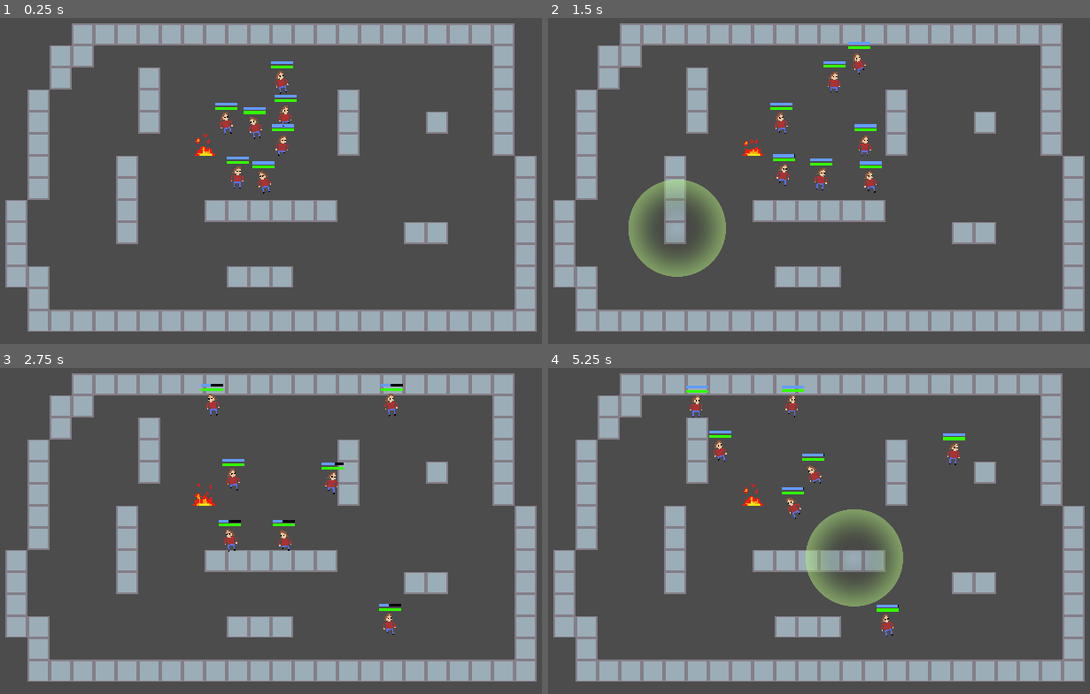
Above: before the commit, frames 1-4 (two rows, left to right).
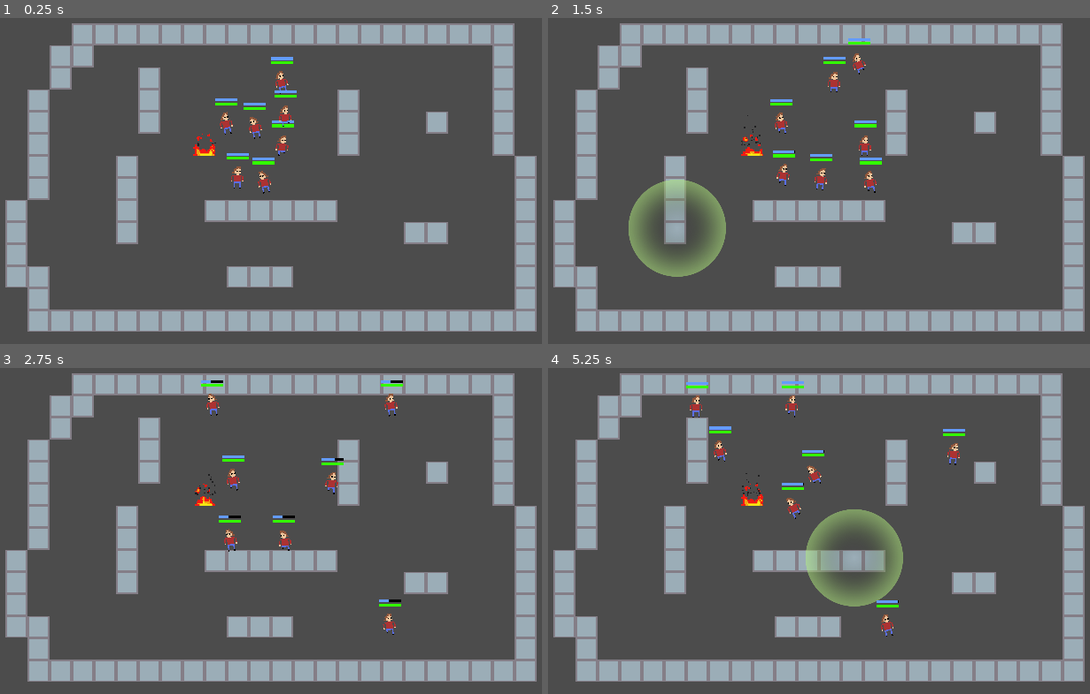
Above: after the commit, the same moments.

Repository: lukeshiner/toms
Game: Godot game, scene res://world/World.tscn
Same seed, same stepped clock (60 frames per second), same inputs: the game is played once before the commit and once after it.
Inputs (mouse positions are in pixels of both pictures, inside the frame that each line leads up to):
- Up to frame 1 (0.25 s): no input
- Up to frame 2 (1.5 s): move the mouse to (976, 187) at 0.52 s; click (976, 187) at 0.67 s; move the mouse to (678, 229) at 1.27 s; click (678, 229) at 1.42 s
- Up to frame 3 (2.75 s): move the mouse to (341, 465) at 2.02 s; click (341, 465) at 2.17 s
- Up to frame 4 (5.25 s): move the mouse to (781, 641) at 2.77 s; click (781, 641) at 2.92 s; move the mouse to (1030, 619) at 3.52 s; click (1030, 619) at 3.67 s; move the mouse to (607, 495) at 4.27 s; click (607, 495) at 4.42 s; move the mouse to (856, 557) at 5.02 s; click (856, 557) at 5.17 s

The runs differ from the first frame. In frame 1, 0.8% of the frame differs, in the area x 35-55%, y 11-47%; in frame 2, 0.8%; in frame 3, 0.8%; in frame 4, 0.9%, in the area x 25-77%, y 4-75%.

Commit message:
feat: Add particle smoke

Diff:
--- a/fire/Flames.tscn
+++ b/fire/Flames.tscn
@@ -1,6 +1,7 @@
-[gd_scene load_steps=9 format=2]
+[gd_scene load_steps=10 format=2]
 
 [ext_resource path="res://fire/flames-Sheet.png" type="Texture" id=1]
+[ext_resource path="res://fire/Smoke.tscn" type="PackedScene" id=2]
 
 [sub_resource type="AtlasTexture" id=1]
 atlas = ExtResource( 1 )
@@ -39,8 +40,10 @@
 
 [node name="AnimatedSprite" type="AnimatedSprite" parent="."]
 frames = SubResource( 6 )
-frame = 2
+frame = 4
 playing = true
 
 [node name="CollisionShape2D" type="CollisionShape2D" parent="."]
 shape = SubResource( 7 )
+
+[node name="Smoke" parent="." instance=ExtResource( 2 )]
--- /dev/null
+++ b/fire/Smoke.tscn
@@ -0,0 +1,9 @@
+[gd_scene format=2]
+
+[node name="Smoke" type="CPUParticles2D"]
+amount = 20
+lifetime_randomness = 0.42
+emission_shape = 2
+emission_rect_extents = Vector2( 8, 1 )
+gravity = Vector2( 0, -50 )
+color = Color( 0.0901961, 0.0901961, 0.0901961, 0.819608 )
--- a/tom/Tom.tscn
+++ b/tom/Tom.tscn
@@ -15,6 +15,7 @@
 [ext_resource path="res://tom/tom_fire-Sheet.png" type="Texture" id=13]
 [ext_resource path="res://tom/Burn.gd" type="Script" id=14]
 [ext_resource path="res://tom/Focus.gd" type="Script" id=15]
+[ext_resource path="res://fire/Smoke.tscn" type="PackedScene" id=16]
 
 [sub_resource type="AtlasTexture" id=1]
 atlas = ExtResource( 13 )
@@ -124,8 +125,9 @@
 visible = false
 position = Vector2( 0, -4.72471 )
 frames = SubResource( 5 )
-frame = 2
 playing = true
+
+[node name="Smoke" parent="Flaming" instance=ExtResource( 16 )]
 
 [node name="Sprite" type="Sprite" parent="."]
 texture = ExtResource( 1 )
@@ -150,9 +152,9 @@
 
 [node name="HealthUnder" type="TextureProgress" parent="HealthBar"]
 margin_left = -8.0
-margin_top = -11.5435
+margin_top = -14.9296
 margin_right = 8.0
-margin_bottom = -9.54353
+margin_bottom = -12.9296
 value = 100.0
 texture_under = ExtResource( 4 )
 texture_progress = ExtResource( 6 )
@@ -163,9 +165,9 @@
 
 [node name="HealthOver" type="TextureProgress" parent="HealthBar"]
 margin_left = -8.0
-margin_top = -11.5435
+margin_top = -14.9296
 margin_right = 8.0
-margin_bottom = -9.5435
+margin_bottom = -12.9296
 value = 100.0
 texture_under = ExtResource( 4 )
 texture_progress = ExtResource( 6 )
@@ -188,9 +190,9 @@
 
 [node name="FocusBar" type="TextureProgress" parent="Focus"]
 margin_left = -8.0
-margin_top = -14.9296
+margin_top = -17.8059
 margin_right = 8.0
-margin_bottom = -12.9296
+margin_bottom = -15.8059
 texture_under = ExtResource( 4 )
 texture_progress = ExtResource( 5 )
 __meta__ = {
Not shown: 1 places in tom/Tom.tscn that only renumber resources
